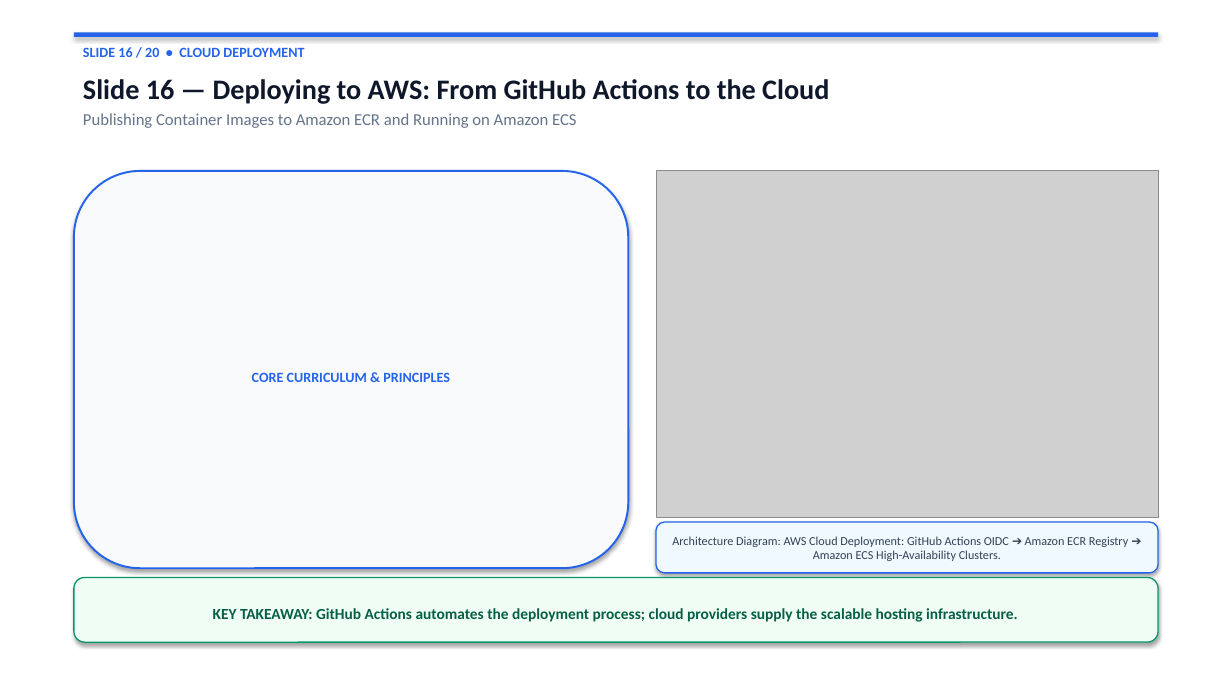
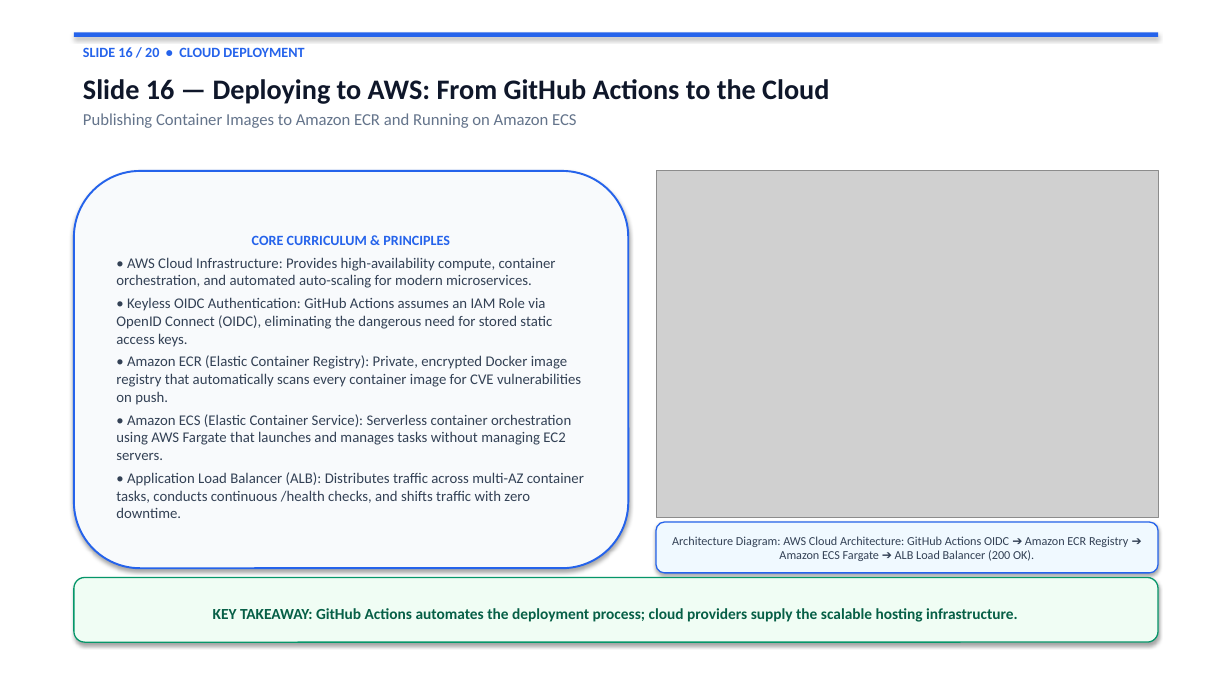
Before and after one commit to kerthikdev/cicd-masterclass, a slide deck: slide 17 of CICD_Masterclass_20_Slides.pptx. Drawn at 1232x693 pixels with LibreOffice and Linux fonts; fonts in the diff are those of the drawing; grey boxes stand for pictures. Boxes give left, top, right and bottom in pixels: in the first picture for what was removed or moved away, otherwise in the second. Text is boxed around its words. In the diff, an @@ line names an element or a change of style, - is before the commit and + after.

Commit message:
feat: add comprehensive AWS cloud deployment architecture, services, and diagrams to masterclass

```diff
--- a/CICD_Masterclass_20_Slides.pptx
+++ b/CICD_Masterclass_20_Slides.pptx
@@ text in rounded rectangle at bbox=[116, 257, 584, 518]: paragraphs added @@
+• AWS Cloud Infrastructure: Provides high-availability compute, container orchestration, and automated auto-scaling for modern microservices.
+• Keyless OIDC Authentication: GitHub Actions assumes an IAM Role via OpenID Connect (OIDC), eliminating the dangerous need for stored static access keys.
+• Amazon ECR (Elastic Container Registry): Private, encrypted Docker image registry that automatically scans every container image for CVE vulnerabilities on push.
+• Amazon ECS (Elastic Container Service): Serverless container orchestration using AWS Fargate that launches and manages tasks without managing EC2 servers.
+• Application Load Balancer (ALB): Distributes traffic across multi-AZ container tasks, conducts continuous /health checks, and shifts traffic with zero downtime.
@@ text in rounded rectangle at bbox=[672, 536, 1128, 561]: text changed @@
-Architecture Diagram: AWS Cloud Deployment: GitHub Actions OIDC ➔ Amazon ECR Registry ➔ Amazon ECS High-Availability Clusters.
+Architecture Diagram: AWS Cloud Architecture: GitHub Actions OIDC ➔ Amazon ECR Registry ➔ Amazon ECS Fargate ➔ ALB Load Balancer (200 OK).
```
Also in this commit, not shown: 1 other slide changed, 9 other files.
